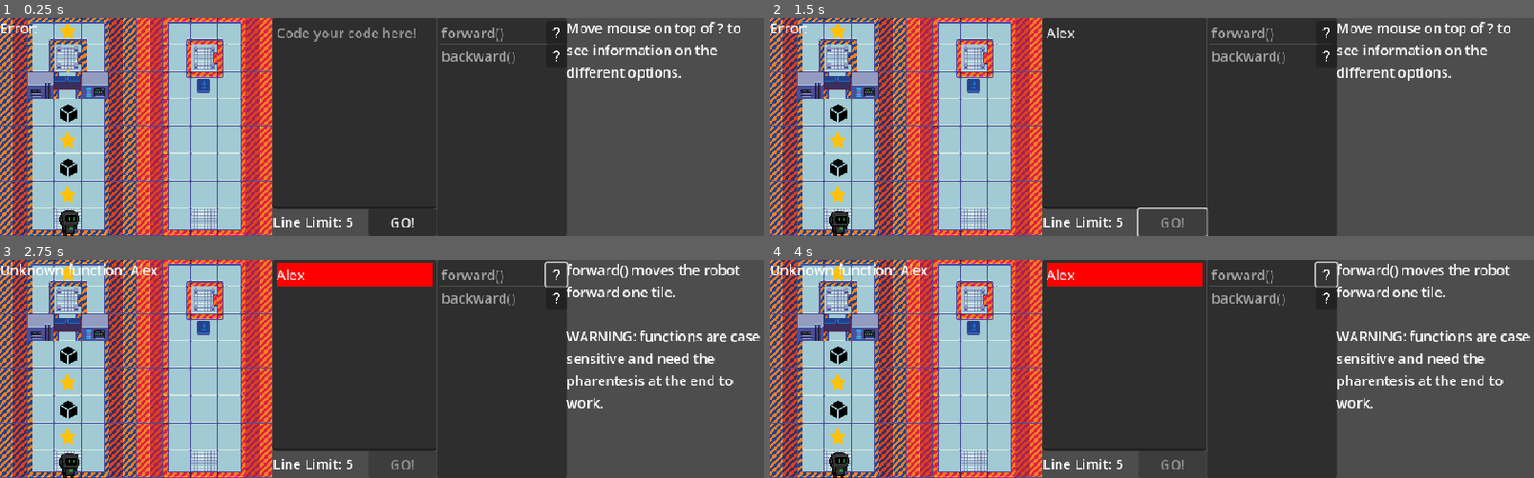
Above: before the commit, frames 1-4 (two rows, left to right).
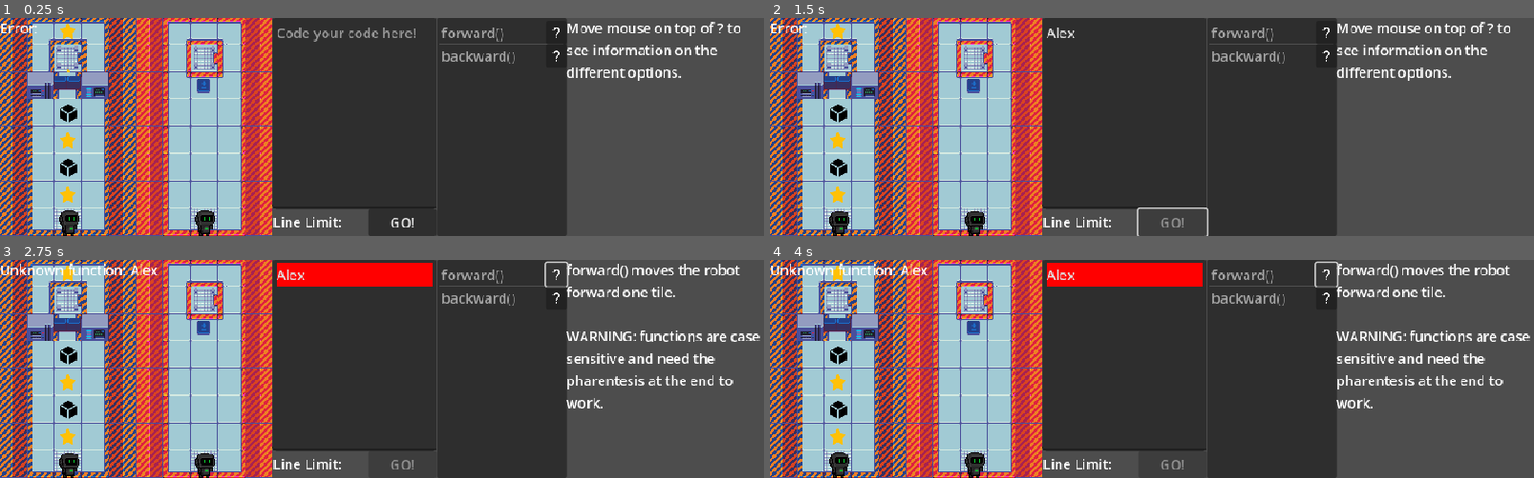
Above: after the commit, the same moments.

Repository: BingloGames/Robot-Bachelor
Game: Godot game, scene res://levels/2 player/Level1.tscn
The game is run twice, just before and just after one commit, with the same random seed, the same clock (stepped at 60 frames per second) and the same inputs. This scene is started directly instead of the project's main scene.
Inputs (mouse positions are in pixels of both pictures, inside the frame that each line leads up to):
- Up to frame 1 (0.25 s): no input
- Up to frame 2 (1.5 s): click (1121, 113) at 0.52 s; type "Alex" at 0.6 s; click "GO!" at 1.25 s
- Up to frame 3 (2.75 s): click (557, 275) at 2 s
- Up to frame 4 (4 s): click (1327, 297) at 2.75 s; click (1327, 275) at 3.5 s

The runs differ from the first frame. In frame 1, 0.3% of the frame differs, in the area x 25-47%, y 88-100%; in frame 2, 0.3%, in the area x 25-58%, y 87-100%; in frame 3, 0.3%; in frame 4, 0.3%.
Error before the commit: Attempt to call function 'local_to_map' in base 'null instance' on a null instance. (res://robot.gd:120)

Commit message:
robot in start tile and do not crash yay

Diff:
--- a/robot-project/levels/2 player/Level1.tscn
+++ b/robot-project/levels/2 player/Level1.tscn
@@ -1,15 +1,15 @@
-[gd_scene load_steps=11 format=4 uid="uid://b1an2opk6jjl0"]
+[gd_scene load_steps=11 format=4 uid="uid://ddhrdw55u3oix"]
 
 [ext_resource type="TileSet" uid="uid://b86b5a6rn7qvr" path="res://TileSet.tres" id="1_tih6e"]
 [ext_resource type="PackedScene" uid="uid://dj8bvk78ajlmy" path="res://Item.tscn" id="2_rdv1c"]
-[ext_resource type="PackedScene" uid="uid://dt7xbpfyjhkkh" path="res://robot multiplayer.tscn" id="2_xap0c"]
+[ext_resource type="PackedScene" uid="uid://dj7f68aatv7qu" path="res://robot multiplayer.tscn" id="2_xap0c"]
 [ext_resource type="PackedScene" uid="uid://ct3ylbdix74av" path="res://blue button.tscn" id="3_xap0c"]
 [ext_resource type="PackedScene" uid="uid://ba7flvblhi3ln" path="res://blue_door_1.tscn" id="4_bcaga"]
-[ext_resource type="PackedScene" uid="uid://b7xm7lsovxbqr" path="res://text_edit.tscn" id="5_f18ai"]
 [ext_resource type="PackedScene" uid="uid://bdbqr488vc61t" path="res://star counter.tscn" id="6_ej0mn"]
 [ext_resource type="PackedScene" uid="uid://b0ujd0xpga4ra" path="res://temp_end_particles.tscn" id="7_h8d62"]
 [ext_resource type="PackedScene" uid="uid://bu5wqujjgco58" path="res://info_pop_up.tscn" id="8_t6xwf"]
 [ext_resource type="PackedScene" uid="uid://dqdijlggb57o1" path="res://item_list.tscn" id="9_w3jir"]
+[ext_resource type="PackedScene" uid="uid://50q4mg84a340" path="res://text_edit_multiplayer.tscn" id="10_rdv1c"]
 
 [node name="Node2D" type="Node2D"]
 
@@ -25,8 +25,11 @@
 tile_map_data = PackedByteArray("AAAHAAEAAQALABYAAAACAAEAAQAJABYAAAABAAIAAQAGABYAAAADAAIAAQAHABYAAAACAAQAAgAAAAAAAQACAAIAAgAAAAAAAQACAAAAAgAAAAAAAQAHAAcAAQAJABMAAAACAAcAAQAJAA4AAAACAAYAAgAAAAAAAQA=")
 tile_set = ExtResource("1_tih6e")
 
-[node name="robot" parent="." instance=ExtResource("2_xap0c")]
+[node name="robot1" parent="." instance=ExtResource("2_xap0c")]
 position = Vector2(80, 240)
+
+[node name="robot2" parent="." instance=ExtResource("2_xap0c")]
+position = Vector2(239, 240)
 
 [node name="Items" type="Node2D" parent="."]
 
@@ -46,10 +49,6 @@
 
 [node name="door" parent="doors" instance=ExtResource("4_bcaga")]
 
-[node name="code" parent="." instance=ExtResource("5_f18ai")]
-offset_left = 320.0
-offset_right = 512.0
-
 [node name="star counter" parent="." instance=ExtResource("6_ej0mn")]
 offset_left = 13.0
 offset_top = 232.0
@@ -68,3 +67,7 @@
 [node name="List" parent="." instance=ExtResource("9_w3jir")]
 offset_left = 512.0
 offset_right = 896.0
+
+[node name="code" parent="." instance=ExtResource("10_rdv1c")]
+offset_left = 320.0
+offset_right = 512.0
--- a/robot-project/robot multiplayer.tscn
+++ b/robot-project/robot multiplayer.tscn
@@ -1,7 +1,12 @@
-[gd_scene load_steps=3 format=3 uid="uid://dt7xbpfyjhkkh"]
+[gd_scene load_steps=4 format=3 uid="uid://dj7f68aatv7qu"]
 
 [ext_resource type="PackedScene" uid="uid://bkcxr5ltukhr1" path="res://robot.tscn" id="1_h0ats"]
 [ext_resource type="Script" uid="uid://bwpl70ej24k03" path="res://robot_multiplayer.gd" id="2_8nd1j"]
 
+[sub_resource type="SceneReplicationConfig" id="SceneReplicationConfig_8nd1j"]
+
 [node name="robot" instance=ExtResource("1_h0ats")]
 script = ExtResource("2_8nd1j")
+
+[node name="MultiplayerSynchronizer" type="MultiplayerSynchronizer" parent="." index="3"]
+replication_config = SubResource("SceneReplicationConfig_8nd1j")
--- a/robot-project/robot.gd
+++ b/robot-project/robot.gd
@@ -10,8 +10,7 @@
 
 var next_tile
 
-
-func _physics_process(delta: float) -> void:
+func name(delta: float):
 	if next_tile == null:
 		return
 
@@ -41,6 +40,9 @@
 		next_tile = null
 		get_node("/root/Node2D/code").waiting = false
 		check_tile()
+
+func _physics_process(delta: float) -> void:
+	name(delta)
 
 
 func respawn() -> void:
--- a/robot-project/robot_multiplayer.gd
+++ b/robot-project/robot_multiplayer.gd
@@ -1,2 +1,6 @@
 extends Robot
 class_name MultiplayerRobot
+
+
+func _physics_process(delta: float) -> void:
+	name(delta)
--- a/robot-project/text_edit.gd
+++ b/robot-project/text_edit.gd
@@ -7,7 +7,7 @@
 var codeLines = []
 @export var line_limit: int = 5
 
-@onready var robot = get_node("/root/Node2D/robot")
+var robot = ""
 @onready var text_edit = get_node("TextEdit")
 var waiting = false
 
@@ -29,6 +29,7 @@
 # Called when the node enters the scene tree for the first time.
 func _ready() -> void:
 	get_node("line limit").text += str(line_limit)
+	var robot = get_node("/root/Node2D/robot")
 	pass # Replace with function body.
 
 
--- a/robot-project/text_edit_multiplayer.gd
+++ b/robot-project/text_edit_multiplayer.gd
@@ -4,9 +4,9 @@
 # Called when the node enters the scene tree for the first time.
 func _ready() -> void:
 	if multiplayer.is_server():
-		robot = get_node("/root/Node2D/robot1")
+		robot = get_node("r://oot/Node2D/robot1")
 	else:
-		robot = get_node("/root/Node2D/robot2")
+		robot = get_node("://root/Node2D/robot2")
 
 
 # Called every frame. 'delta' is the elapsed time since the previous frame.
